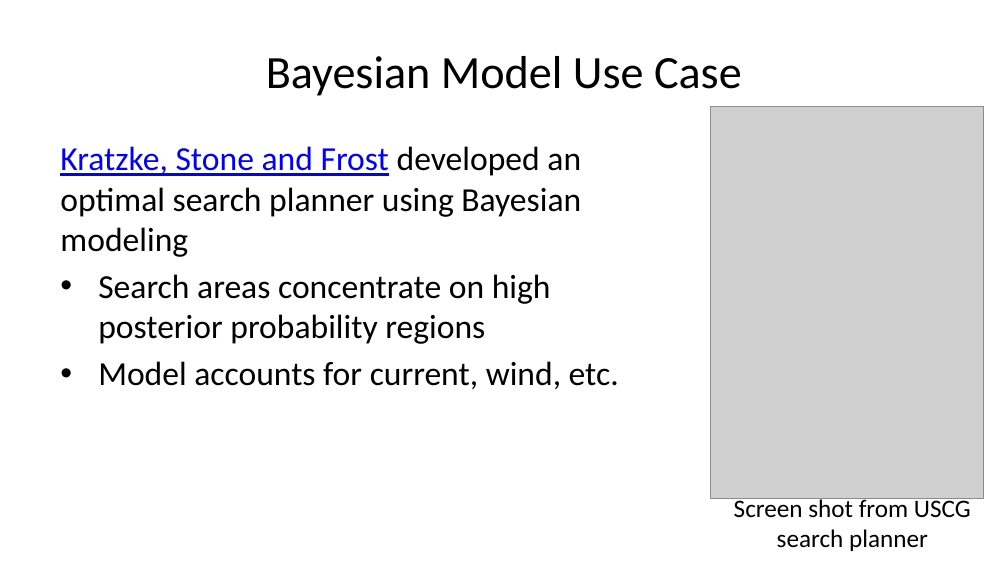
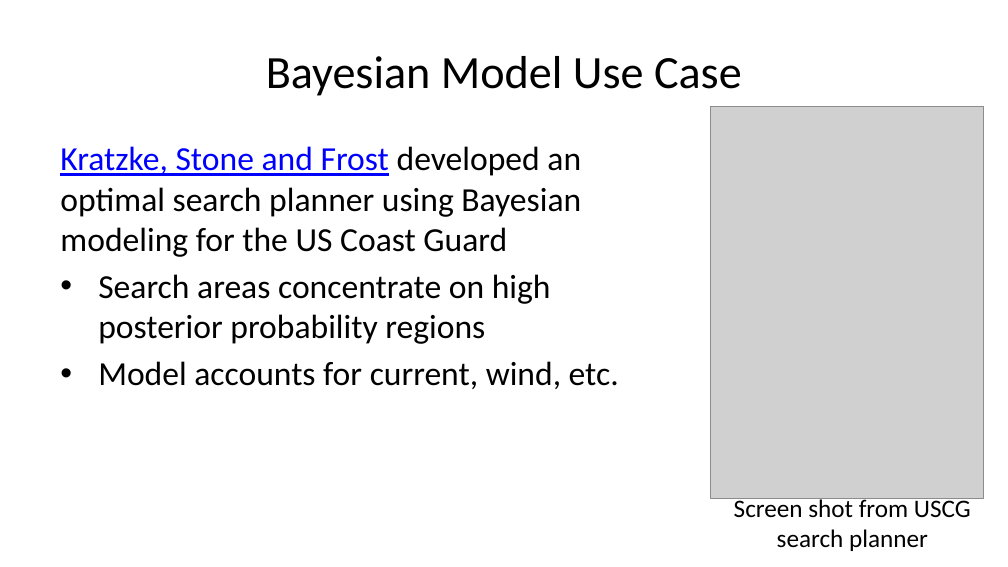
Before and after one commit to StephenElston/CSCI-E-83, a slide deck: slide 9 of LectureSlides/07_IntroductionToBayesModels.pptx. Drawn at 1008x567 pixels with LibreOffice and Linux fonts; fonts in the diff are those of the drawing; grey boxes stand for pictures. Boxes give left, top, right and bottom in pixels: in the first picture for what was removed or moved away, otherwise in the second. Text is boxed around its words. In the diff, an @@ line names an element or a change of style, - is before the commit and + after.

```diff
--- a/LectureSlides/07_IntroductionToBayesModels.pptx
+++ b/LectureSlides/07_IntroductionToBayesModels.pptx
@@ text at [60, 146, 581, 257]: text changed @@
-Kratzke, Stone and Frost developed an optimal search planner using Bayesian modeling
+Kratzke, Stone and Frost developed an optimal search planner using Bayesian modeling for the US Coast Guard
```
Also in this commit, not shown: 13 other slides changed.
